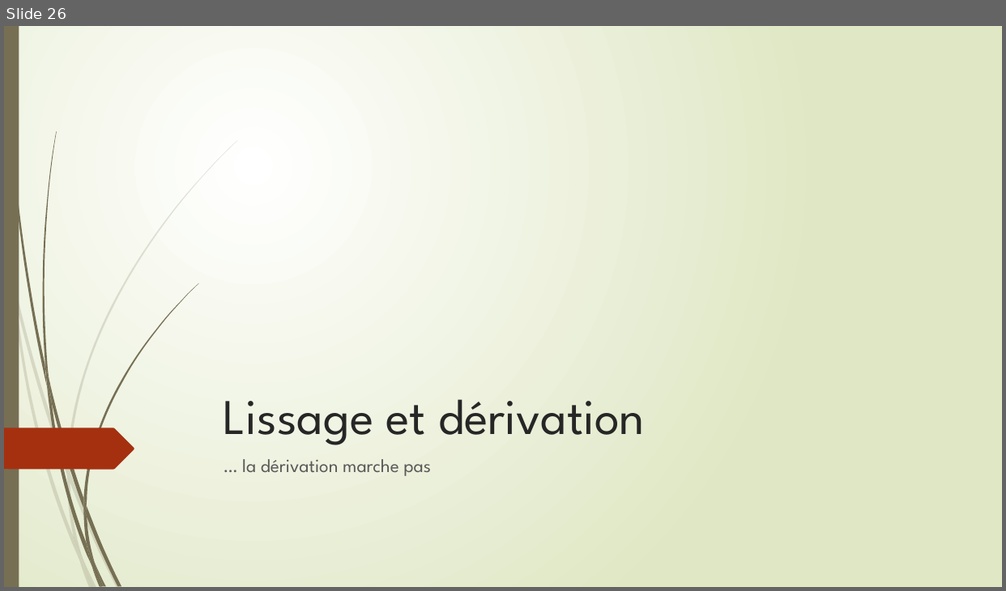
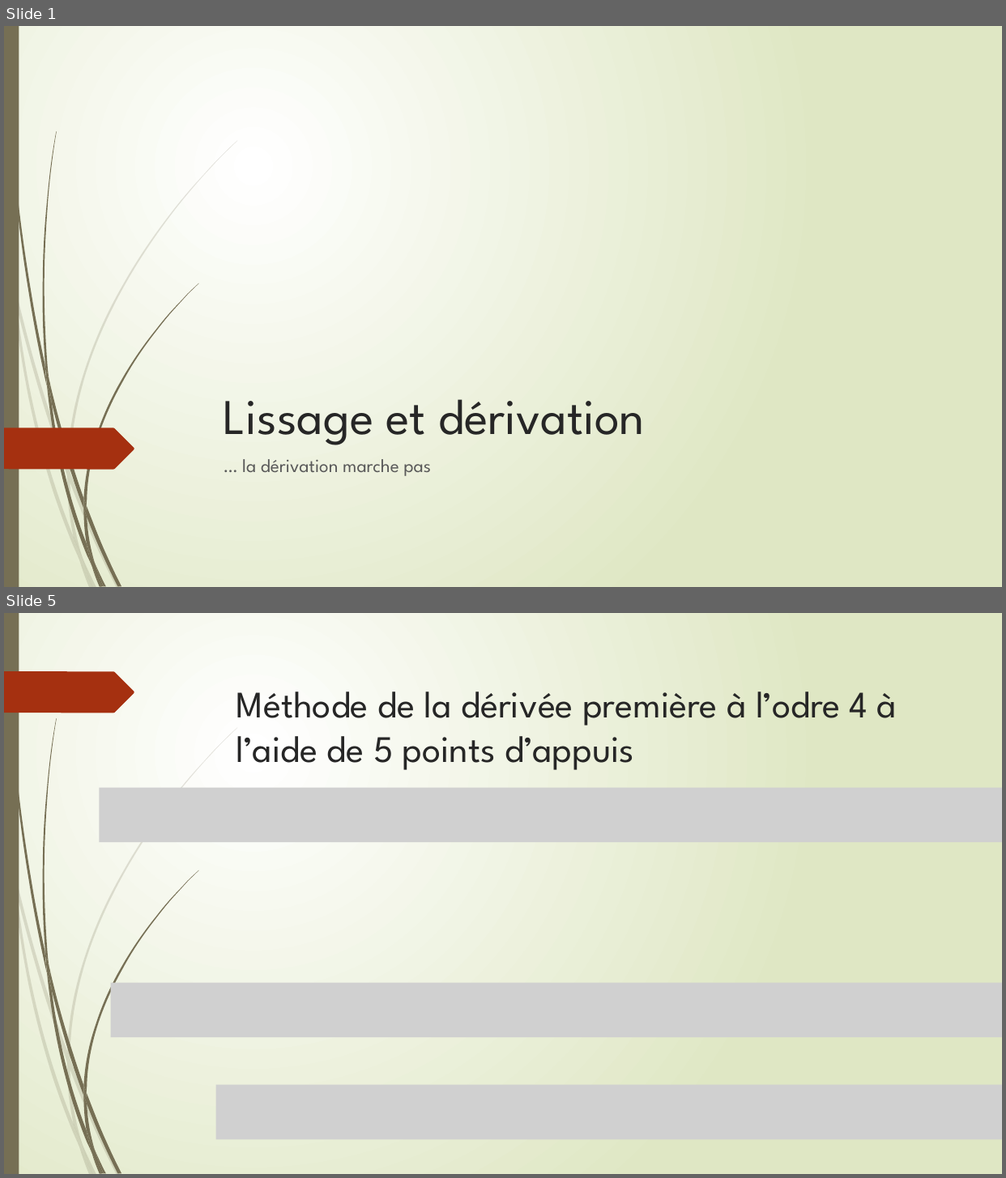
Before and after one commit to Poroing/CrowdDeplacementOptimisation, a slide deck: Présentation/thibaylt.pptm. Shown one above the other, each under a label of ours: slide 26 before the commit, slides 1 and 5 after it; the slides between them are not shown. The pictures are 1006x591 and 1006x1178 pixels, drawn with LibreOffice and Linux fonts; fonts in the diff are those of the drawing; grey boxes stand for pictures. Boxes give left, top, right and bottom in pixels: in the first picture for what was removed or moved away, otherwise in the second. Text is boxed around its words. In the diff, an @@ line names an element or a change of style, - is before the commit and + after.

```diff
--- a/Présentation/thibaylt.pptm
+++ b/Présentation/thibaylt.pptm
@@ slide 5 added at (4,613,1002,1174), background gradient #FFFFFF to #DFE8C4; not listed: 23 template elements that a slide beside it also shows @@
@@ freeform shape added at (4,671,134,713), fill #A53010 @@
@@ text added at (236,692,897,770), 36 pt, text #262626 @@
+Méthode de la dérivée première à l’odre 4 à l’aide de 5 points d’appuis
@@ picture added at (99,787,1002,842) @@
@@ picture added at (111,983,1002,1037) @@
@@ picture added at (216,1085,1002,1140) @@
@@ what was slide 26 is now slide 1 @@
```
Also in this commit, not shown: 13 other slides added, 32 slides removed, 1 other file.
